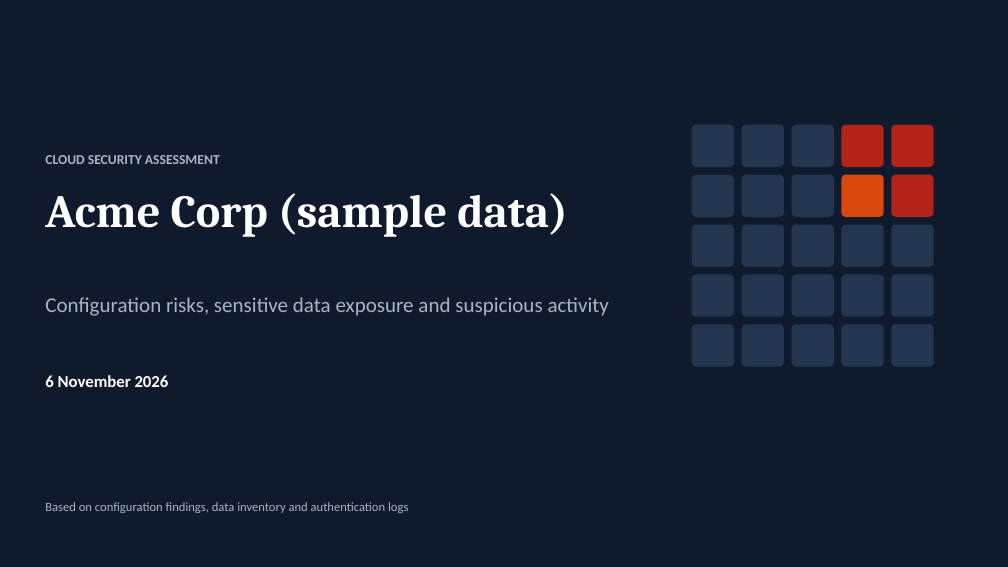
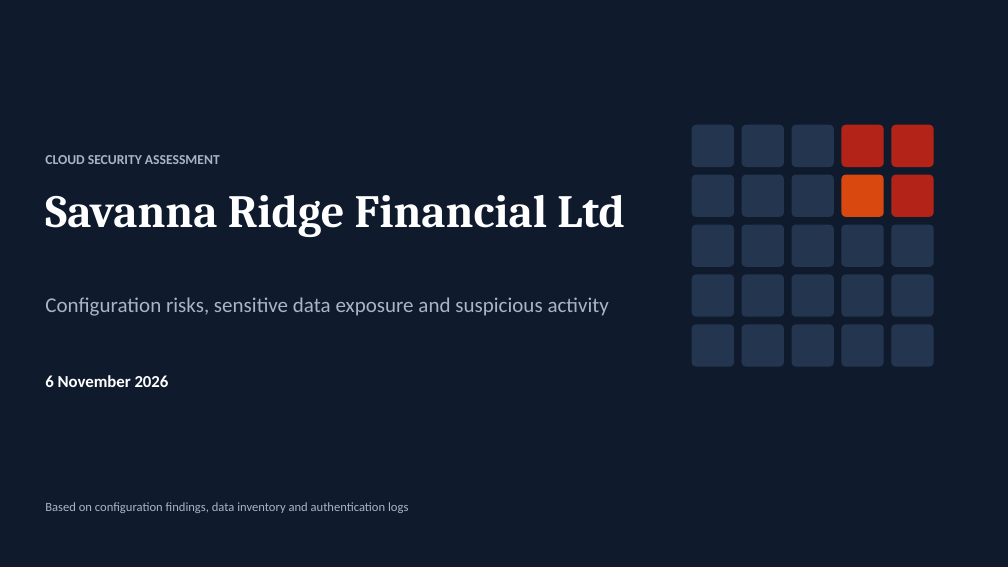
Before and after one commit to judie-paul/secassess-mcp, a slide deck: slide 1 of examples/sample_report.pptx. Drawn at 1008x567 pixels with LibreOffice and Linux fonts; fonts in the diff are those of the drawing. Boxes give left, top, right and bottom in pixels: in the first picture for what was removed or moved away, otherwise in the second. Text is boxed around its words. In the diff, an @@ line names an element or a change of style, - is before the commit and + after.

Commit message:
Check AI risk text for numbers, fix real-data layout, align skills with backend

```diff
--- a/examples/sample_report.pptx
+++ b/examples/sample_report.pptx
@@ text at bbox=[45, 195, 625, 237]: text changed @@
-Acme Corp (sample data)
+Savanna Ridge Financial Ltd
```
Also in this commit, not shown: 11 other slides changed, 14 other files.
